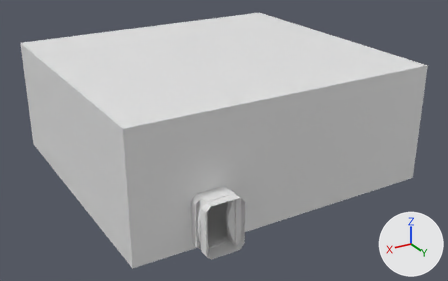
One commit to the FBX model Assets/Models/Shop/SHOPWALLS.fbx: the scene before it, then after it.
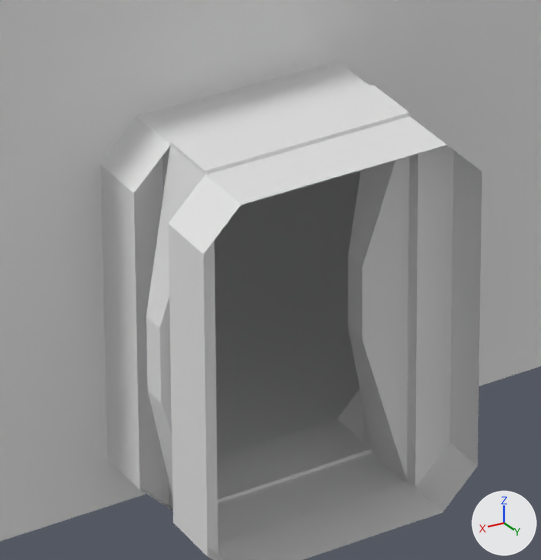
There are two pictures of each version: one whole from a camera (50 mm lens) standing at (13.29, 14.37, 12.02) and looking at (0.51, -6.94, 1.37), one close up on the part from 39% to 57% of the width and 63% to 91% of the height. Lighting does not change. The marker at lower right points along +X, +Y and +Z. The older version's two pictures come first. Vertices at exactly the same position are counted once.

The first close-up shows 'SHOPWALLS'.
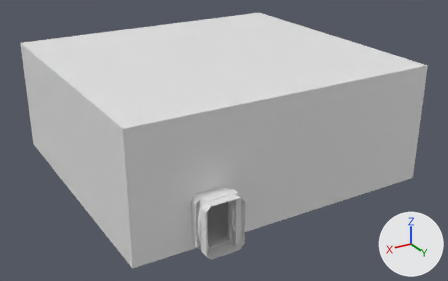
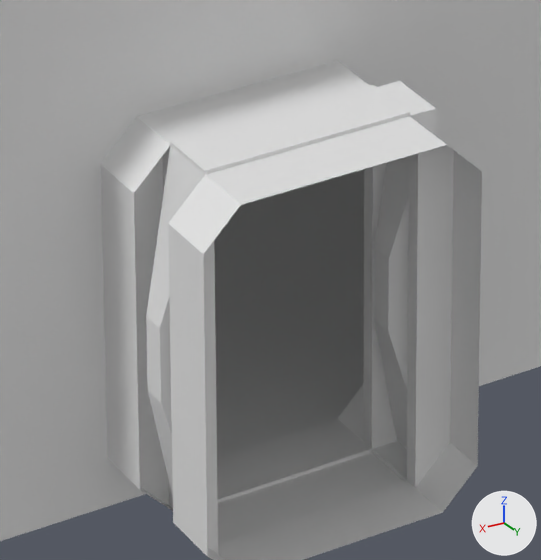
Boxes [x1, y1, x2, y2] around the edits, measured in the close-ups (541 x 560 px):
part 1 of me_plane_002, cut back: before [348, 156, 409, 480]; after [372, 81, 436, 480]

The change, as a list of edits to the scene's bpy script:
```text
Change me_plane_002:
    used by ob_shopwalls; location = (0.5, -7.5, 0.0)
    verts and faces of me_plane_002; kept vertices keep their numbers, new ones are numbered from 80
    before: 24 (2.94, 5.83, 0.08) at pixel (371, 449), 25 (2.94, 6.17, 0.08) at pixel (406, 480), 34 (2.94, 6.17, 2.12) at pixel (409, 116), 35 (2.94, 5.83, 2.12), 51 (3.14, 5.93, 0.9) at pixel (348, 327)
    before: 52 (3.14, 6.07, 0.9) at pixel (362, 339), 53 (3.14, 6.07, 1.3) at pixel (362, 266), 54 (3.14, 5.93, 1.3) at pixel (348, 255)
    remove me_plane_002.from_pydata(...)  # 80 vertices, 69 faces; spans x -6.5..6.5, y -6.5..6.5, z 0.0..5.0
    add me_plane_002.from_pydata(...)  # 84 vertices, 73 faces; spans x -6.5..6.5, y -6.5..6.5, z 0.0..5.0
    me_plane_002 part 1
    add delete_vertices([*range(51, 55)])  # with the faces that use them
    add for new, old in zip([*range(80, 84)], [24, 25, 34, 35]): verts[new] = verts[old] + (-0.15, 0.0, 0.0)
    add verts[84] = (2.99, 5.93, 0.9)  # pixel (374, 319)
    add verts[85] = (2.99, 6.07, 0.9)  # pixel (388, 331)
    add verts[86] = (2.99, 6.07, 1.3)  # pixel (388, 258)
    add verts[87] = (2.99, 5.93, 1.3)  # pixel (374, 247)
    add faces += [(24, 25, 81, 80), (24, 80, 83, 35), (25, 34, 82, 81), (34, 35, 83, 82), (82, 83, 87, 86), (84, 85, 86, 87)]
    add faces += [(81, 82, 86, 85), (80, 84, 87, 83), (80, 81, 85, 84)]
```
